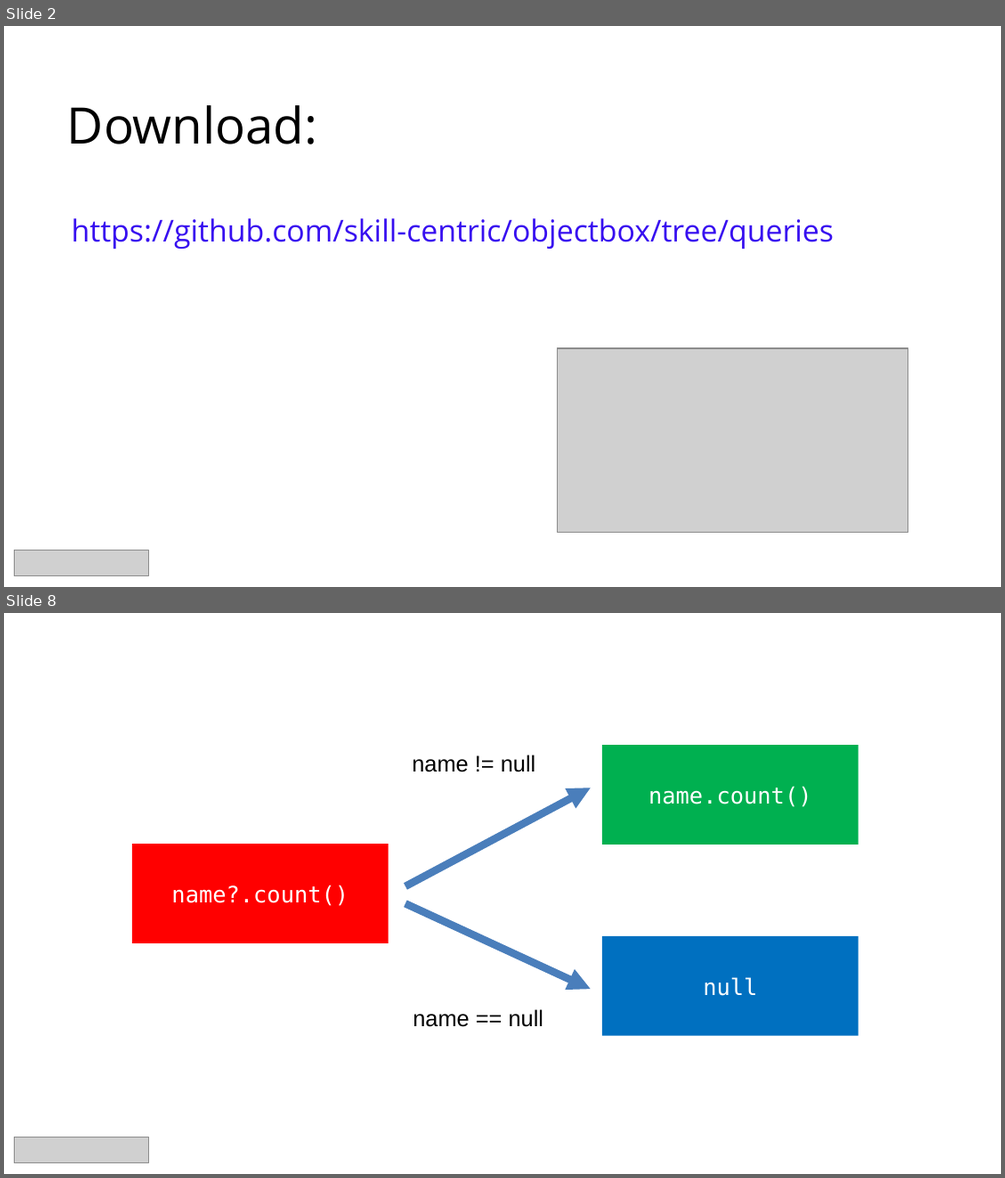
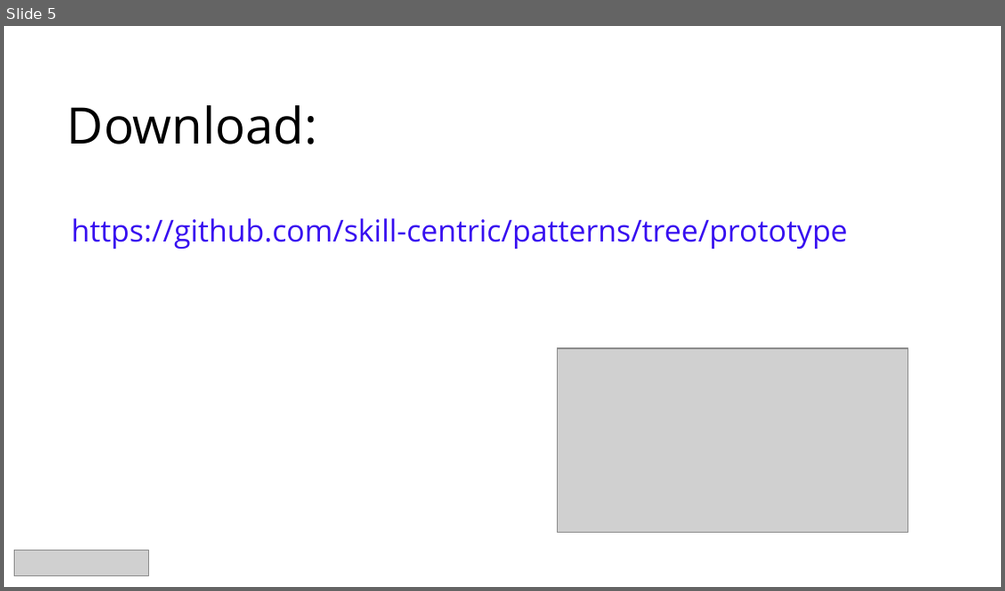
Before and after one commit to skill-centric/utils, a slide deck: src/main/resources/slide-template.pptx. Shown one above the other, each under a label of ours: slides 2 and 8 before the commit, slide 5 after it; the slides between them are not shown. The pictures are 1005x1178 and 1005x591 pixels, drawn with LibreOffice and Linux fonts; fonts in the diff are those of the drawing; grey boxes stand for pictures. Boxes give left, top, right and bottom in pixels: in the first picture for what was removed or moved away, otherwise in the second. Text is boxed around its words. In the diff, an @@ line names an element or a change of style, - is before the commit and + after.

```diff
--- a/src/main/resources/slide-template.pptx
+++ b/src/main/resources/slide-template.pptx
@@ slide 8 removed at bbox=[4, 613, 1001, 1174], background #FFFFFF @@
@@ rectangle removed at bbox=[602, 745, 858, 844] @@
-name.count()
@@ text removed at bbox=[412, 755, 536, 772] @@
-name != null
@@ freeform shape removed at bbox=[405, 787, 591, 886] @@
@@ rectangle removed at bbox=[132, 844, 388, 943] @@
-name?.count()
@@ freeform shape removed at bbox=[405, 903, 591, 989] @@
@@ rectangle removed at bbox=[602, 936, 858, 1036] @@
-null
@@ text removed at bbox=[413, 1009, 544, 1027] @@
-name == null
@@ picture removed at bbox=[14, 1137, 149, 1163] @@
@@ what was slide 2 is now slide 5 @@
@@ slide 5 changed as well @@
@@ text at bbox=[72, 218, 848, 248]: text changed @@
-https://github.com/skill-centric/objectbox/tree/queries
+https://github.com/skill-centric/patterns/tree/prototype
```
Also in this commit, not shown: 1 other slide changed, 3 slides added, 11 other slides removed.
